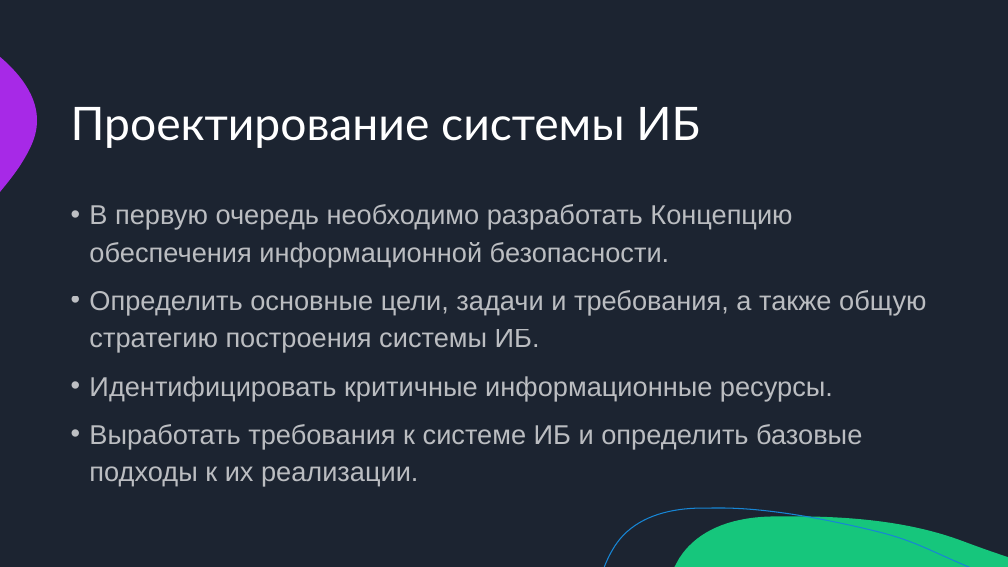
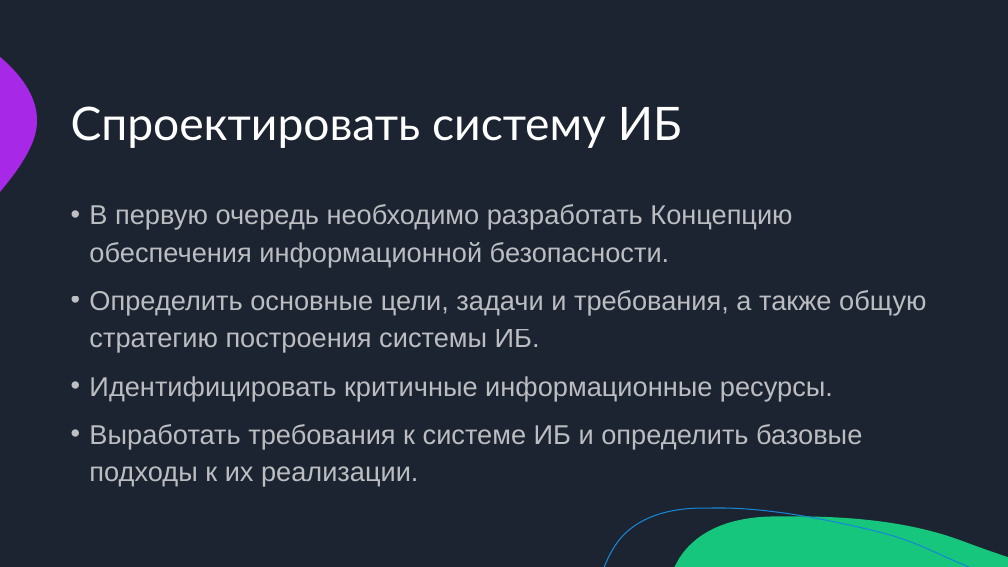
Before and after one commit to misterHush/pd, a slide deck: slide 28 of src/Овсянников_Презентация.pptx (slide 16 before the commit). Drawn at 1008x567 pixels with LibreOffice and Linux fonts; fonts in the diff are those of the drawing. Boxes give left, top, right and bottom in pixels: in the first picture for what was removed or moved away, otherwise in the second. Text is boxed around its words. In the diff, an @@ line names an element or a change of style, - is before the commit and + after.

```diff
--- a/src/Овсянников_Презентация.pptx
+++ b/src/Овсянников_Презентация.pptx
@@ title at bbox=[71, 106, 682, 148]: text changed @@
-Проектирование системы ИБ
+Спроектировать систему ИБ
```
Also in this commit, not shown: 3 other slides changed, 12 slides added.
